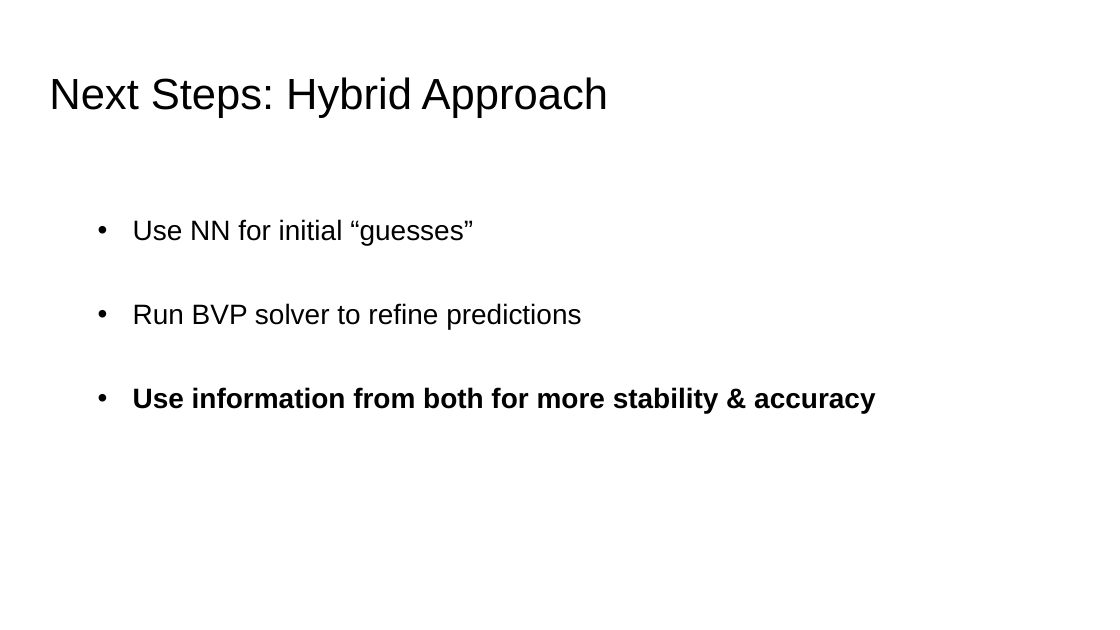
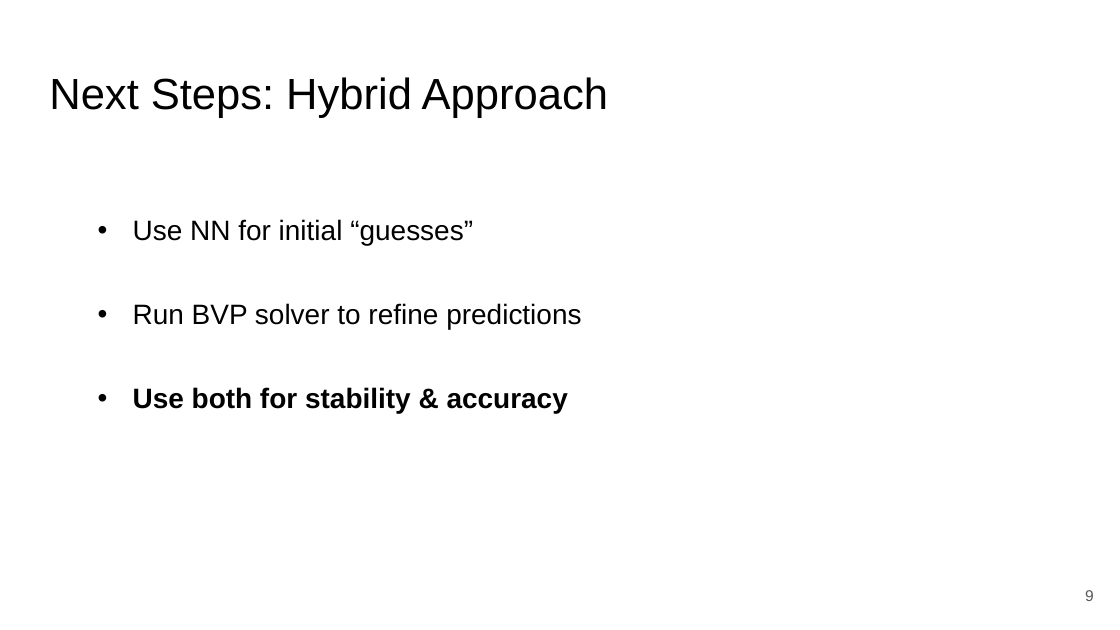
Before and after one commit to Totom3/bohmian-mechanics, a slide deck: slide 9 of presentation/Presentation.pptx. Drawn at 1120x630 pixels with LibreOffice and Linux fonts; fonts in the diff are those of the drawing. Boxes give left, top, right and bottom in pixels: in the first picture for what was removed or moved away, otherwise in the second. Text is boxed around its words. In the diff, an @@ line names an element or a change of style, - is before the commit and + after.

```diff
--- a/presentation/Presentation.pptx
+++ b/presentation/Presentation.pptx
@@ text at [133, 387, 568, 413]: text changed @@
-• Use information from both for more stability & accuracy
+• Use both for stability & accuracy
@@ page number added at [1085, 590, 1094, 601], 10 pt, text #595959 @@
+9
```
Also in this commit, not shown: 8 other slides changed, 1 slide added, 1 slide removed.
